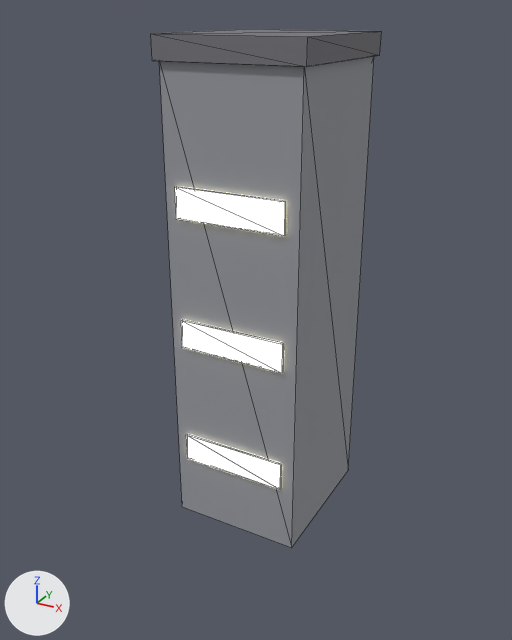
The glTF model backend/assets/props/building.glb, before and after one commit.
Rendered twice from a 50 mm lens placed at (7.37, -14.09, 11.95), pointed at (-0.16, -0.41, 5.11). Arrows for +X, +Y and +Z are at lower left; the lights stay in place. The older version comes first. Mesh edges are drawn as thin lines. Where no turn or scale is listed for an object, it has been applied to the vertices. Vertices at exactly the same position are counted once.
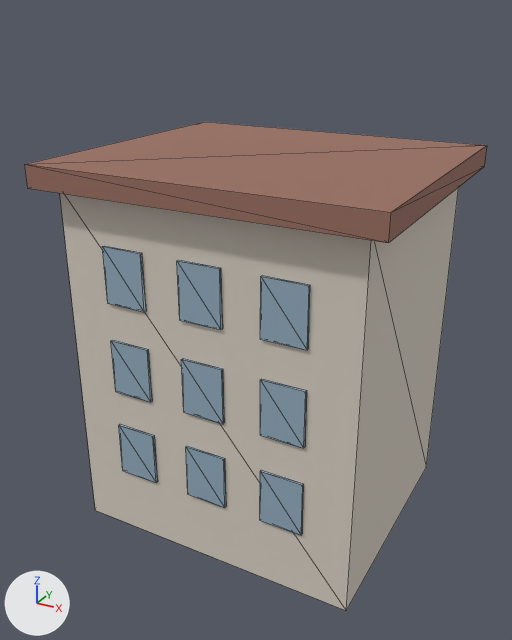
Where the newer file only moved an object's origin or applied its transform, the numbers keep the older frame.

Boxes (x1, y1, x2, y2) around the edits, measured in the pictures (512 x 640 px):
'Cube', recoloured, reshaped (not visible before)
    after: (60, 187, 459, 611)
'Tower', deleted
    before: (159, 56, 374, 548)
'Cube.020', added (brown)
    after: (25, 122, 487, 243)
'Cube.006', recoloured, moved, rescaled (not visible afterwards)
    before: (151, 29, 382, 67)
'Cube.018', added
    after: (260, 276, 310, 350)
'Cube.015', added
    after: (177, 260, 223, 330)
'Cube.017', added
    after: (260, 379, 307, 448)
'Cube.012', added
    after: (102, 246, 146, 312)
'Cube.014', added
    after: (181, 358, 224, 424)
'Cube.016', added
    after: (260, 470, 304, 535)
'Cube.011', added
    after: (111, 340, 152, 402)
'Cube.013', added
    after: (186, 446, 226, 508)
'Cube.010', added
    after: (119, 424, 158, 483)
'Cube.005', unchanged, covered by the edit
    before: (175, 186, 286, 236)
'Cube.003', unchanged, covered by the edit
    before: (181, 319, 284, 373)
'Cube.001', unchanged, covered by the edit
    before: (186, 434, 282, 490)

What changed in the scene script:
```text
Change mat_roof:
    mat_roof.base_color: (0.18, 0.18, 0.2) -> (0.32, 0.16, 0.12)  # grey #76767c -> brown #996f61
Change me_cube_001:
    remove me_cube_001.from_pydata(...)  # 8 vertices, 12 faces; spans x -1.3..1.3, y -0.03..0.03, z -0.35..0.35
    remove me_cube_001.materials.append(mat_windows)  # white #ededda, glowing beige #fff3cb
    add me_cube_001.from_pydata(...)  # 8 vertices, 12 faces; spans x -3.5..3.5, y -4.85..1.15, z -2.0..6.5
    me_cube_001 part 1
    me_cube_001.vertices[0].co: (-1.3, -0.03, -0.35) -> (-3.5, -4.85, -2.0)  # not seen -> pixel (95, 510)
    me_cube_001.vertices[1].co: (-1.3, -0.03, 0.35) -> (-3.5, -4.85, 6.5)
    me_cube_001.vertices[2].co: (-1.3, 0.03, -0.35) -> (-3.5, 1.15, -2.0)
    me_cube_001.vertices[3].co: (-1.3, 0.03, 0.35) -> (-3.5, 1.15, 6.5)
    me_cube_001.vertices[4].co: (1.3, -0.03, -0.35) -> (3.5, -4.85, -2.0)  # not seen -> pixel (346, 610)
    me_cube_001.vertices[5].co: (1.3, -0.03, 0.35) -> (3.5, -4.85, 6.5)
    me_cube_001.vertices[6].co: (1.3, 0.03, -0.35) -> (3.5, 1.15, -2.0)  # not seen -> pixel (426, 467)
    me_cube_001.vertices[7].co: (1.3, 0.03, 0.35) -> (3.5, 1.15, 6.5)
    add me_cube_001.materials.append(mat_wall)  # pale yellow #d7cec2
Change me_cube_007:
    remove me_cube_007.from_pydata(...)  # 8 vertices, 12 faces; spans x -1.7..1.7, y -1.9..1.9, z -0.25..0.25
    remove me_cube_007.materials.append(mat_roof)  # grey #76767c
    add me_cube_007.from_pydata(...)  # 8 vertices, 12 faces; spans x -0.5..0.5, y 3.0..3.06, z -5.2..-3.9
    me_cube_007 part 2: the whole mesh is scaled about its middle by (0.294, 0.0158, 2.6), then moved by (0.0, 3.03, -4.55)
    add me_cube_007.materials.append(mat_window)  # greyish blue #95adbf
Remove ob_tower:
    ob_tower = bpy.data.objects.new('Tower', me_cube)
Add ob_cube_020:
    ob_cube_020 = bpy.data.objects.new('Cube.020', me_cube_020)  # a box spanning x -3.95..3.95, y -3.45..3.45, z 8.5..9.0; in mat_roof (brown #996f61)
    ob_cube_020.location = (0.0, 0.0, 0.0)
Add ob_cube_018:
    ob_cube_018 = bpy.data.objects.new('Cube.018', me_cube_018)  # a box spanning x 1.4..2.4, y -3.06..-3.0, z 6.05..7.35; in mat_window (greyish blue #95adbf)
    ob_cube_018.location = (0.0, 0.0, 0.0)
Add ob_cube_017:
    ob_cube_017 = bpy.data.objects.new('Cube.017', me_cube_017)  # a box spanning x 1.4..2.4, y -3.06..-3.0, z 3.85..5.15; in mat_window (greyish blue #95adbf)
    ob_cube_017.location = (0.0, 0.0, 0.0)
Add ob_cube_016:
    ob_cube_016 = bpy.data.objects.new('Cube.016', me_cube_016)  # a box spanning x 1.4..2.4, y -3.06..-3.0, z 1.65..2.95; in mat_window (greyish blue #95adbf)
    ob_cube_016.location = (0.0, 0.0, 0.0)
Add ob_cube_015:
    ob_cube_015 = bpy.data.objects.new('Cube.015', me_cube_015)  # a box spanning x -0.5..0.5, y -3.06..-3.0, z 6.05..7.35; in mat_window (greyish blue #95adbf)
    ob_cube_015.location = (0.0, 0.0, 0.0)
Add ob_cube_014:
    ob_cube_014 = bpy.data.objects.new('Cube.014', me_cube_014)  # a box spanning x -0.5..0.5, y -3.06..-3.0, z 3.85..5.15; in mat_window (greyish blue #95adbf)
    ob_cube_014.location = (0.0, 0.0, 0.0)
Add ob_cube_013:
    ob_cube_013 = bpy.data.objects.new('Cube.013', me_cube_013)  # a box spanning x -0.5..0.5, y -3.06..-3.0, z 1.65..2.95; in mat_window (greyish blue #95adbf)
    ob_cube_013.location = (0.0, 0.0, 0.0)
Add ob_cube_012:
    ob_cube_012 = bpy.data.objects.new('Cube.012', me_cube_012)  # a box spanning x -2.4..-1.4, y -3.06..-3.0, z 6.05..7.35; in mat_window (greyish blue #95adbf)
    ob_cube_012.location = (0.0, 0.0, 0.0)
Add ob_cube_011:
    ob_cube_011 = bpy.data.objects.new('Cube.011', me_cube_011)  # a box spanning x -2.4..-1.4, y -3.06..-3.0, z 3.85..5.15; in mat_window (greyish blue #95adbf)
    ob_cube_011.location = (0.0, 0.0, 0.0)
Add ob_cube_010:
    ob_cube_010 = bpy.data.objects.new('Cube.010', me_cube_010)  # a box spanning x -2.4..-1.4, y -3.06..-3.0, z 1.65..2.95; in mat_window (greyish blue #95adbf)
    ob_cube_010.location = (0.0, 0.0, 0.0)
```
